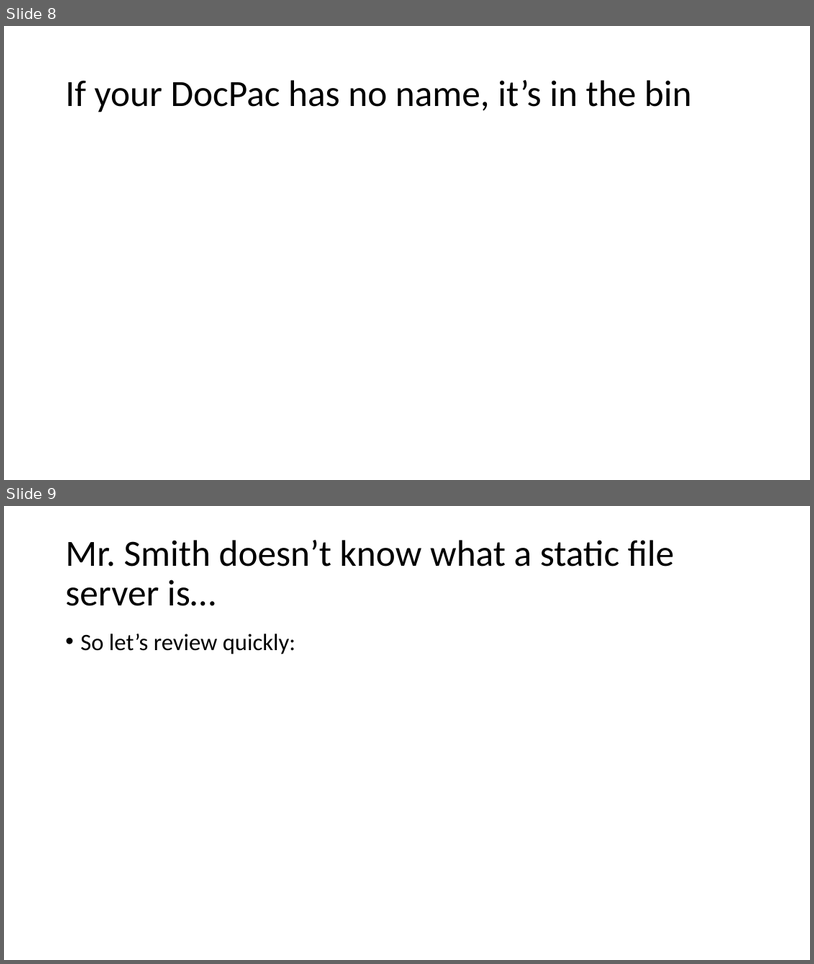
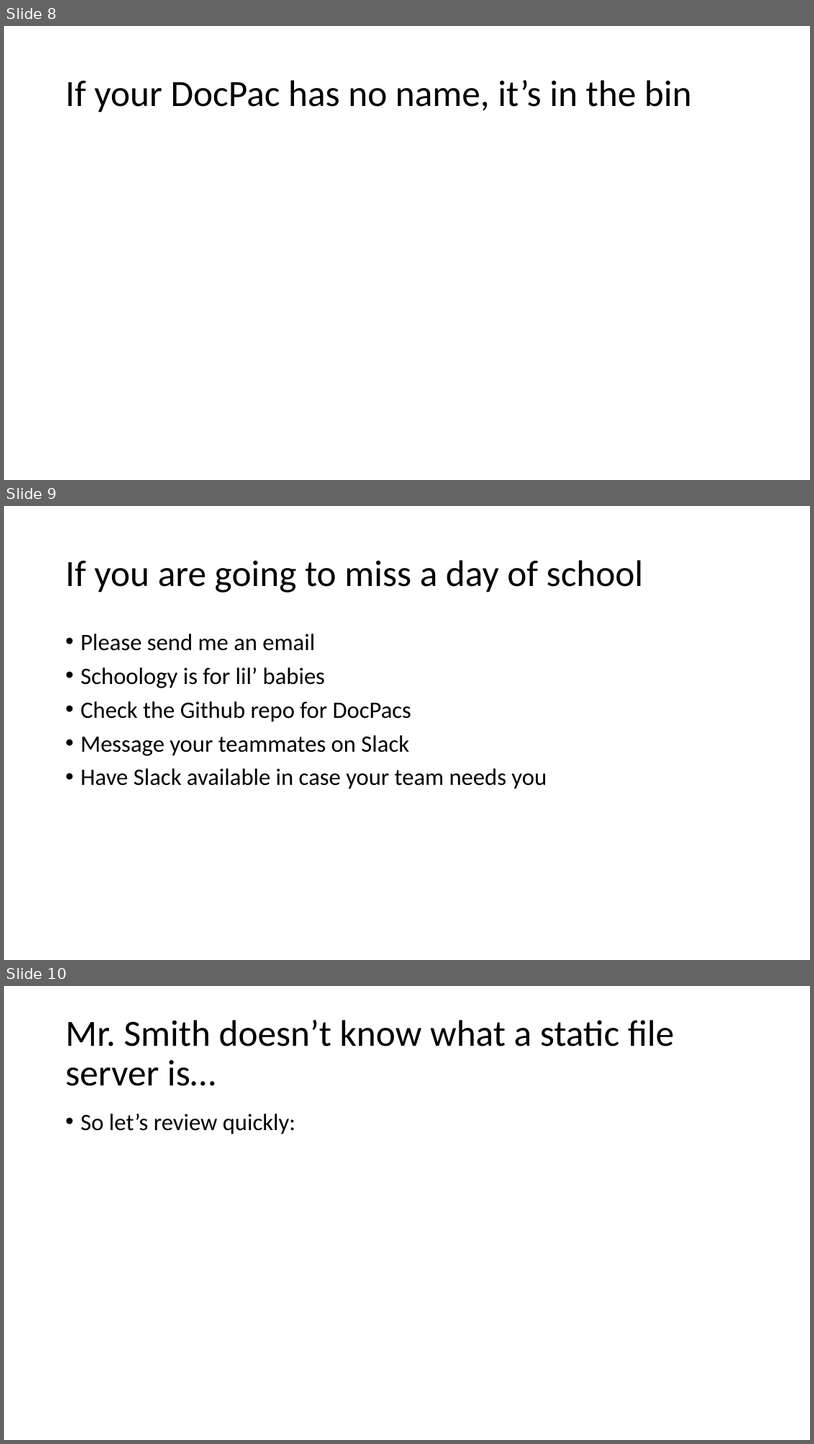
Before and after one commit to tyler2022177/docpacs2122, a slide deck: docpac_sep24/Sep17 Review.pptx. Shown one above the other, each under a label of ours: slides 8 and 9 before the commit, slides 8, 9 and 10 after it. The pictures are 814x964 and 814x1444 pixels, drawn with LibreOffice and Linux fonts; fonts in the diff are those of the drawing. Boxes give left, top, right and bottom in pixels: in the first picture for what was removed or moved away, otherwise in the second. Text is boxed around its words. In the diff, an @@ line names an element or a change of style, - is before the commit and + after.

Commit message:
Update Sep17 Review

```diff
--- a/docpac_sep24/Sep17 Review.pptx
+++ b/docpac_sep24/Sep17 Review.pptx
@@ slide 9 added at (x1=4, y1=506, x2=810, y2=960), background #FFFFFF @@
@@ title added at (x1=65, y1=560, x2=644, y2=592), 44 pt, text #000000 @@
+If you are going to miss a day of school
@@ text added at (x1=80, y1=633, x2=547, y2=789), 28 pt, text #000000 @@
+• Please send me an email
+• Schoology is for lil’ babies
+• Check the Github repo for DocPacs
+• Message your teammates on Slack
+• Have Slack available in case your team needs you
@@ what was slide 9 is now slide 10 @@
```
